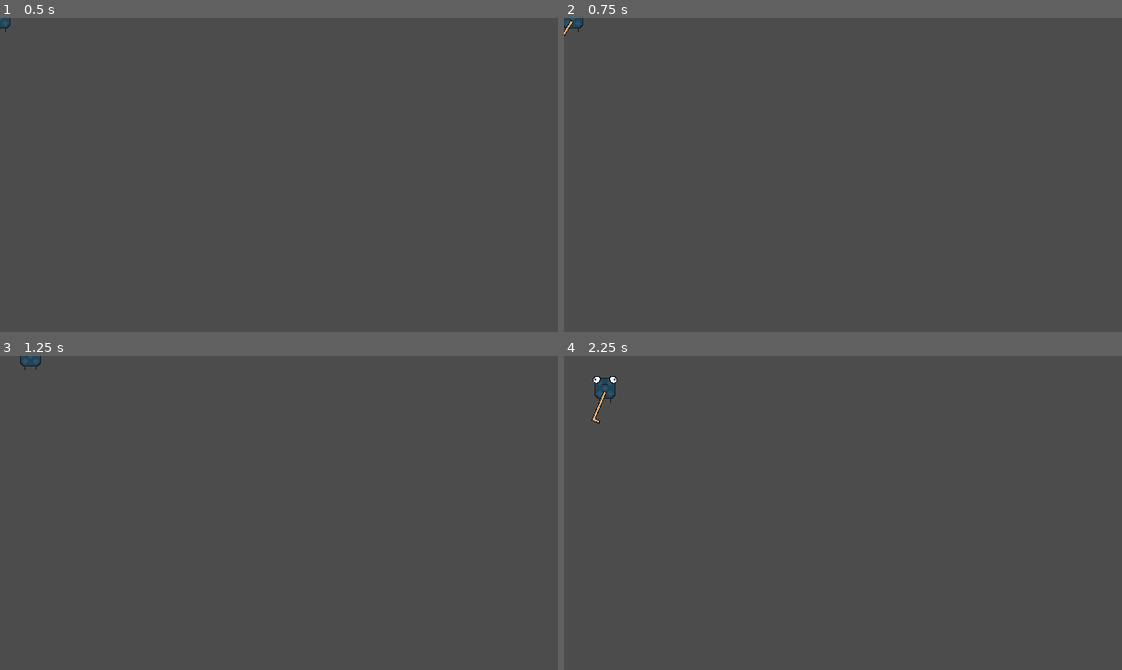
Above: before the commit, frames 1-4 (two rows, left to right).
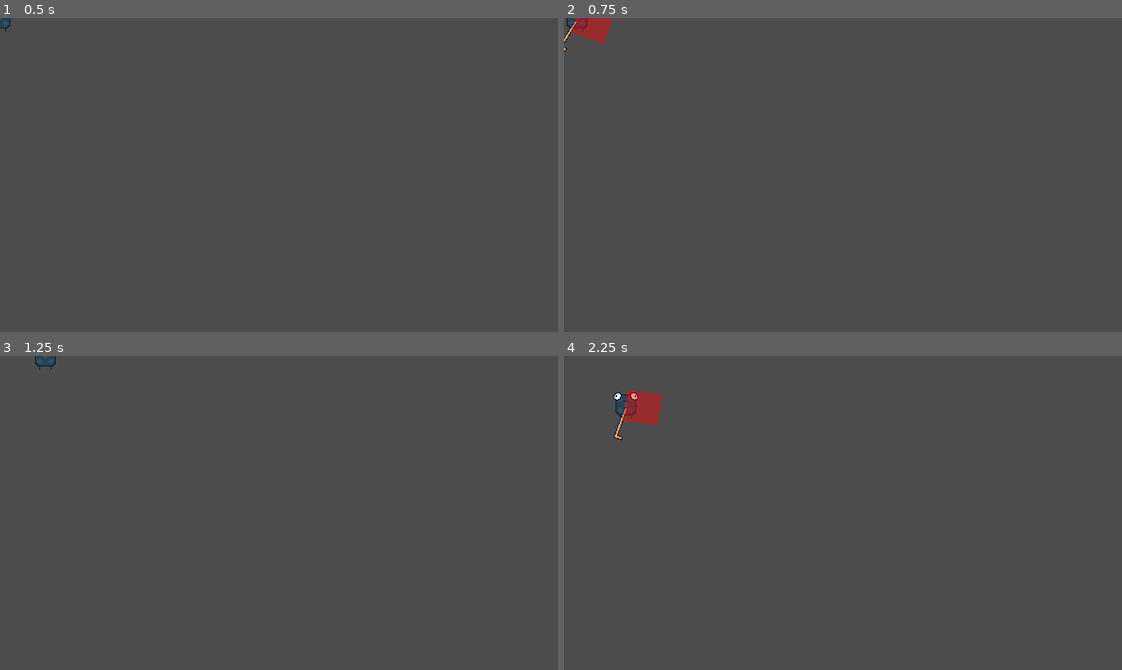
Above: after the commit, the same moments.

Repository: reid-miller/GMTKGameJam2022
Game: Godot game, scene res://scenes/Player.tscn
The game is run twice, just before and just after one commit, with the same random seed, the same clock (stepped at 60 frames per second) and the same inputs.
Inputs (mouse positions are in pixels of both pictures, inside the frame that each line leads up to):
- Up to frame 1 (0.5 s): no input
- Up to frame 2 (0.75 s): tap Enter at 0.5 s; move the mouse to (965, 159) at 0.52 s; press the mouse at (965, 159) at 0.53 s; hold D (move_right) from 0.53 s (still down)
- Up to frame 3 (1.25 s): keep holding D (move_right)
- Up to frame 4 (2.25 s): move the mouse to (731, 528) at 1.27 s; release D (move_right) at 1.28 s; release the mouse at (731, 528) at 1.28 s; hold S (move_down) 1.28-2.03 s; right-click (731, 528) at 1.35 s; move the mouse to (898, 443) at 2.02 s; press the mouse at (898, 443) at 2.03 s; hold D (move_right) from 2.03 s (still down)

Frame 1 is identical in both runs. In frame 2, 0.5% of the frame differs, in the area x 0-9%, y 0-11%; in frame 3, 0.2%; in frame 4, 1.1%, in the area x 4-18%, y 6-27%.

Commit message:
added enemies and knockback

Diff:
--- a/animations/player/swing_1.tres
+++ b/animations/player/swing_1.tres
@@ -47,9 +47,12 @@
 tracks/3/imported = false
 tracks/3/enabled = true
 tracks/3/keys = {
-"times": PoolRealArray( 0.35 ),
-"transitions": PoolRealArray( 1 ),
+"times": PoolRealArray( 0.1, 0.35 ),
+"transitions": PoolRealArray( 1, 1 ),
 "values": [ {
+"args": [  ],
+"method": "_spawn_hitbox"
+}, {
 "args": [  ],
 "method": "_check_for_combo"
 } ]
--- a/animations/player/swing_2.tres
+++ b/animations/player/swing_2.tres
@@ -47,9 +47,12 @@
 tracks/3/imported = false
 tracks/3/enabled = true
 tracks/3/keys = {
-"times": PoolRealArray( 0.35 ),
-"transitions": PoolRealArray( 1 ),
+"times": PoolRealArray( 0.075, 0.35 ),
+"transitions": PoolRealArray( 1, 1 ),
 "values": [ {
+"args": [  ],
+"method": "_spawn_hitbox"
+}, {
 "args": [  ],
 "method": "_check_for_combo"
 } ]
--- a/project.godot
+++ b/project.godot
@@ -23,6 +23,10 @@
 config/name="GMTKGameJam2022"
 run/main_scene="res://scenes/Player.tscn"
 config/icon="res://icon.png"
+
+[autoload]
+
+Globals="*res://scripts/globals.gd"
 
 [display]
 
--- a/scenes/Enemy.tscn
+++ b/scenes/Enemy.tscn
@@ -1,8 +1,6 @@
-[gd_scene load_steps=6 format=2]
+[gd_scene load_steps=4 format=2]
 
 [ext_resource path="res://scripts/Enemy.gd" type="Script" id=1]
-[ext_resource path="res://scenes/Player.tscn" type="PackedScene" id=2]
-[ext_resource path="res://scenes/Enemy_Chip.tscn" type="PackedScene" id=3]
 
 [sub_resource type="CircleShape2D" id=1]
 
@@ -22,8 +20,3 @@
 
 [node name="AnimatedSprite" type="AnimatedSprite" parent="."]
 frames = SubResource( 2 )
-
-[node name="Player" parent="." instance=ExtResource( 2 )]
-
-[node name="Enemy Chip" parent="." instance=ExtResource( 3 )]
-position = Vector2( 82, 74 )
--- a/scenes/Player.tscn
+++ b/scenes/Player.tscn
@@ -75,11 +75,13 @@
 [node name="Weapon" type="Node2D" parent="."]
 
 [node name="WeaponSprite" type="Sprite" parent="Weapon"]
-position = Vector2( -5, 5.57126 )
-rotation = -2.42852
+position = Vector2( -5, 5.01246 )
+rotation = -2.45804
 scale = Vector2( 1, -1 )
 texture = ExtResource( 4 )
 offset = Vector2( 16.5082, 3.11086 )
+
+[node name="Hitboxes" type="Node2D" parent="Weapon"]
 
 [node name="AnimationPlayer" type="AnimationPlayer" parent="."]
 anims/shoot = ExtResource( 8 )
--- /dev/null
+++ b/scenes/player_hitbox.tscn
@@ -0,0 +1,24 @@
+[gd_scene load_steps=3 format=2]
+
+[ext_resource path="res://scripts/player_hitbox.gd" type="Script" id=1]
+
+[sub_resource type="RectangleShape2D" id=1]
+extents = Vector2( 20, 18 )
+
+[node name="PlayerHitbox" type="Area2D"]
+script = ExtResource( 1 )
+
+[node name="HitboxCollider" type="CollisionShape2D" parent="."]
+position = Vector2( 18, 0 )
+shape = SubResource( 1 )
+
+[node name="ColorRect" type="ColorRect" parent="HitboxCollider"]
+anchor_left = 0.5
+anchor_top = 0.5
+anchor_right = 0.5
+anchor_bottom = 0.5
+margin_left = -20.0
+margin_top = -18.0
+margin_right = 20.0
+margin_bottom = 18.0
+color = Color( 1, 0, 0, 0.419608 )
--- /dev/null
+++ b/scenes/test.tscn
@@ -0,0 +1,12 @@
+[gd_scene load_steps=3 format=2]
+
+[ext_resource path="res://scenes/Enemy_Chip.tscn" type="PackedScene" id=1]
+[ext_resource path="res://scenes/Player.tscn" type="PackedScene" id=2]
+
+[node name="Node2D" type="Node2D"]
+
+[node name="Player" parent="." instance=ExtResource( 2 )]
+position = Vector2( 236, 92 )
+
+[node name="KinematicBody2D" parent="." instance=ExtResource( 1 )]
+position = Vector2( 113, 80 )
--- a/scripts/Enemy.gd
+++ b/scripts/Enemy.gd
@@ -1,14 +1,26 @@
 class_name Enemy
 extends KinematicBody2D
 
-
+onready var player = Globals.player_scene
 # Declare member variables here. Examples:
 var health = 2
-
-
+var knockback_vector = Vector2.ZERO
+var speed = 10
+var knockback_decay = 5
 # Called when the node enters the scene tree for the first time.
 func _ready():
 	pass # Replace with function body.
+
+func _physics_process(delta):
+	var dir = (player.global_position - global_position).normalized()
+	move_and_collide((dir * speed * delta) + knockback_vector)
+
+	# Decay Knockback
+	if knockback_vector != Vector2.ZERO:
+		if knockback_vector.length() < knockback_decay:
+			knockback_vector = Vector2.ZERO
+		else:
+			knockback_vector -= knockback_vector.normalized() * knockback_decay
 
 
 # Called every frame. 'delta' is the elapsed time since the previous frame.
--- a/scripts/Enemy_Chip.gd
+++ b/scripts/Enemy_Chip.gd
@@ -1,18 +1,8 @@
 extends Enemy
 
 onready var enemy_sprite: AnimatedSprite = $EnemyBodySprite
-onready var obj = get_parent().get_node("Player")
 
-var speed = 10
 
 # Called when the node enters the scene tree for the first time.
 func _ready():
 	enemy_sprite.playing = true # Replace with function body.
-
-func _physics_process(delta):
-	var dir = (obj.global_position - global_position).normalized()
-	move_and_collide(dir * speed * delta)
-
-# Called every frame. 'delta' is the elapsed time since the previous frame.
-#func _process(delta):
-	#pass
--- /dev/null
+++ b/scripts/globals.gd
@@ -0,0 +1,4 @@
+extends Node
+
+var lap = 1
+var player_scene
--- a/scripts/player.gd
+++ b/scripts/player.gd
@@ -1,4 +1,7 @@
  extends KinematicBody2D
+
+# Scenes
+var PlayerHitbox = preload("res://scenes/player_hitbox.tscn")
 
 # Nodes
 onready var body_sprite: AnimatedSprite = $PlayerBodySprite
@@ -6,17 +9,19 @@
 onready var animation_tree = $AnimationTree["parameters/playback"]
 onready var animation_player: AnimationPlayer = $AnimationPlayer
 onready var weapon: Node2D = $Weapon
+onready var hitboxes: Node2D = $Weapon/Hitboxes
 
 # Stats
-const BASE_MOVEMENT_SPEED: float = 50.0
+const BASE_MOVEMENT_SPEED: float = 75.0
 const BASE_HEALTH: float = 10.0
 const BASE_ATTACK_SPEED: float = 10.0
 const BASE_DAMAGE: float = 10.0
+const BASE_KNOCKBACK: float = 20.0
 var movement_speed: float = BASE_MOVEMENT_SPEED
 var health: float = BASE_HEALTH
 var attack_speed: float = BASE_ATTACK_SPEED
 var damage: float = BASE_DAMAGE
-
+var knockback: float = BASE_KNOCKBACK
 
 # Animation Variables
 var blink_interval: float = 6
@@ -31,12 +36,15 @@
 
 func _ready() -> void:
 
+	Globals.player_scene = self
+
 	# Setup blink timer
 	var blink_timer: Timer = Timer.new()
 	add_child(blink_timer)
 	blink_timer.wait_time = blink_interval
 	blink_timer.connect("timeout", self, "_blink")
 	blink_timer.start()
+
 
 func _physics_process(delta: float) -> void:
 	_move()
@@ -103,3 +111,9 @@
 	# Move
 	velocity = input_vector.normalized() * movement_speed
 	move_and_slide(velocity)
+
+func _spawn_hitbox():
+	var hitbox = PlayerHitbox.instance()
+	hitbox.damage = damage
+	hitbox.knockback = knockback
+	hitboxes.add_child(hitbox)
--- /dev/null
+++ b/scripts/player_hitbox.gd
@@ -0,0 +1,25 @@
+extends Area2D
+
+var knockback: float = 1
+var damage: float = 1
+var lifetime: float = .1
+var hitlist: Array = Array()
+
+
+func _ready() -> void:
+	connect("body_entered", self, "_handle_collision")
+
+
+func _process(delta: float):
+	lifetime -= delta
+	if lifetime <= 0:
+		queue_free()
+
+
+func _handle_collision(body: Node) -> void:
+	if body is Enemy and not hitlist.has(body):
+		print("Hit " + str(body))
+		body.health -= damage
+		var knockback_vector: Vector2 = (body.global_position - global_position).normalized() * knockback
+		body.knockback_vector = knockback_vector
+		hitlist.append(body)
